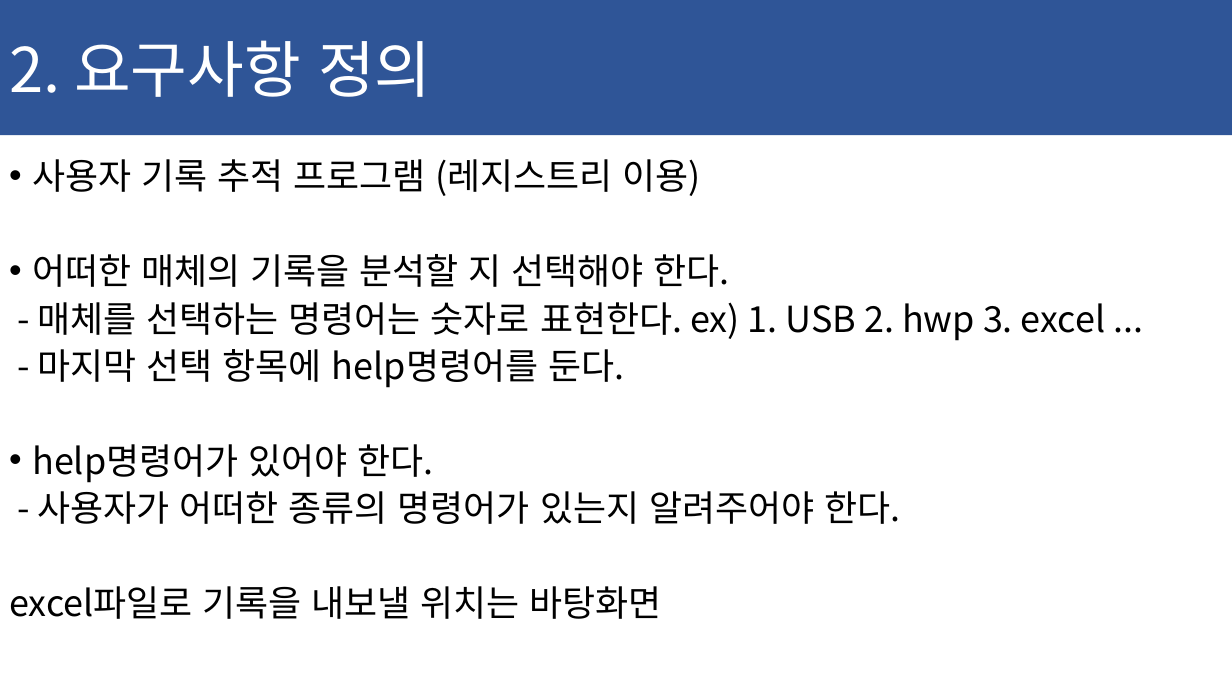
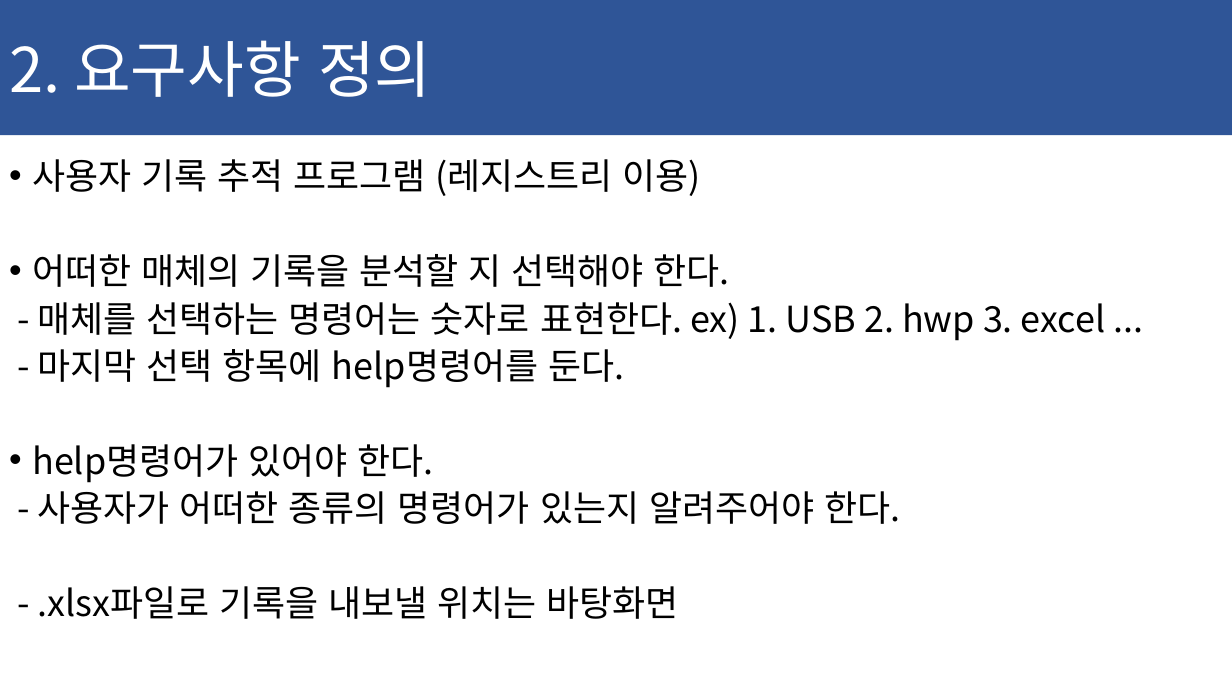
Before and after one commit to ChaeSung-Lee/DJ_InternShip, a slide deck: slide 16 of 2021_Summer/jp.hong/Project_BnD_jph.pptx. Drawn at 1232x693 pixels with LibreOffice and Linux fonts; fonts in the diff are those of the drawing. Boxes give left, top, right and bottom in pixels: in the first picture for what was removed or moved away, otherwise in the second. Text is boxed around its words. In the diff, an @@ line names an element or a change of style, - is before the commit and + after.

```diff
--- a/2021_Summer/jp.hong/Project_BnD_jph.pptx
+++ b/2021_Summer/jp.hong/Project_BnD_jph.pptx
@@ text at (x1=38, y1=586, x2=679, y2=619): text changed @@
-excel파일로 기록을 내보낼 위치는 바탕화면
+- .xlsx파일로 기록을 내보낼 위치는 바탕화면
```
Also in this commit, not shown: 3 other slides changed, 1 slide added.
